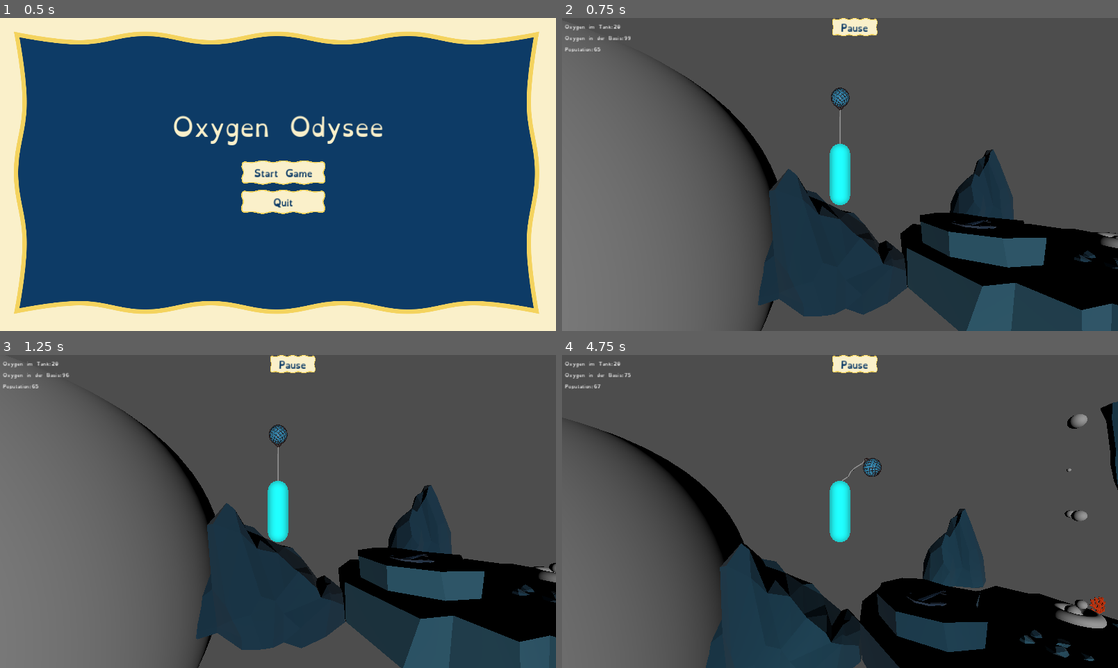
Above: before the commit, frames 1-4 (two rows, left to right).
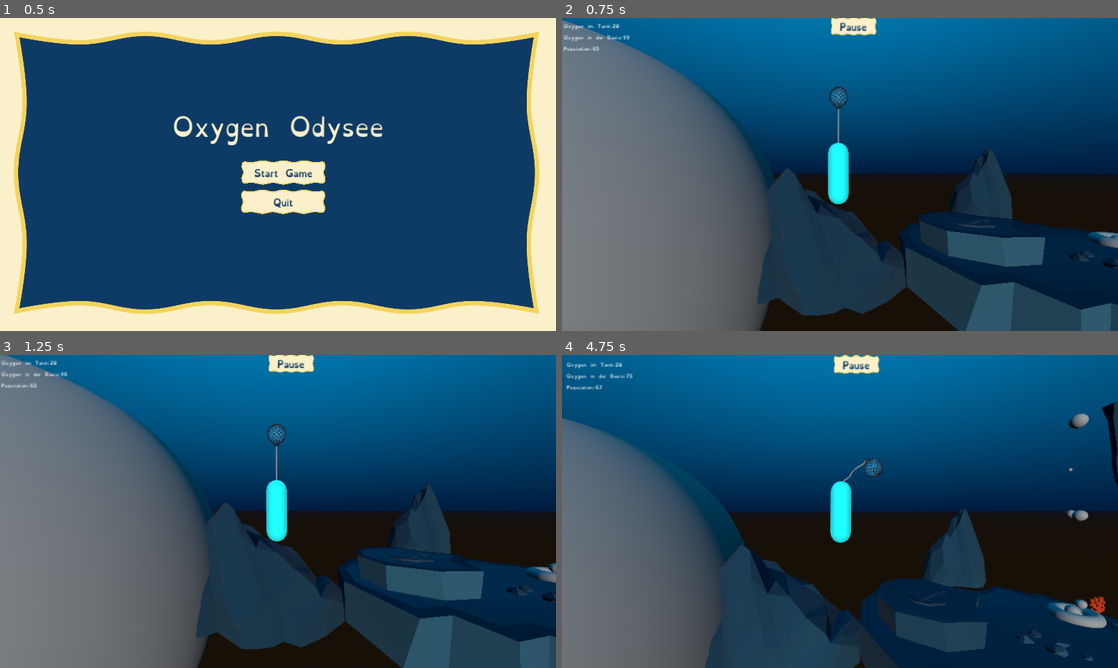
Above: after the commit, the same moments.

Repository: bastifpv/GGJ25
Game: Godot game, scene res://scenes/menu.tscn
The game is run twice, just before and just after one commit, with the same random seed, the same clock (stepped at 60 frames per second) and the same inputs.
Inputs:
- Up to frame 1 (0.5 s): no input
- Up to frame 2 (0.75 s): click "Start Game" at 0.5 s
- Up to frame 3 (1.25 s): no input
- Up to frame 4 (4.75 s): hold D (right) 1.28-2.03 s; hold S (down) 2.03-2.78 s; hold D (right) 2.78-3.53 s; hold W (up) 3.53-4.28 s; hold A (left) from 4.28 s (still down)

Frame 1 is identical in both runs. In frame 2, 61% of the frame differs, in the area x 0-100%, y 0-100%; in frame 3, 59%; in frame 4, 77%.

Commit message:
add environment

Diff:
--- /dev/null
+++ b/scenes/environment.tres
@@ -0,0 +1,21 @@
+[gd_resource type="Environment" load_steps=3 format=3 uid="uid://d26xb2qisiyuy"]
+
+[sub_resource type="ProceduralSkyMaterial" id="ProceduralSkyMaterial_lf3jv"]
+sky_top_color = Color(7.82125e-08, 0.05302, 0.0744285, 1)
+sky_horizon_color = Color(1.27847e-08, 0.00971302, 0.0204518, 1)
+sky_curve = 0.487351
+sky_energy_multiplier = 23.66
+ground_bottom_color = Color(0.204781, 0.155889, 0.0989669, 1)
+ground_horizon_color = Color(0.155874, 0.161454, 0.240573, 1)
+sun_angle_max = 103.79
+sun_curve = 0.47075
+energy_multiplier = 0.5
+
+[sub_resource type="Sky" id="Sky_vyi0u"]
+sky_material = SubResource("ProceduralSkyMaterial_lf3jv")
+
+[resource]
+background_mode = 2
+sky = SubResource("Sky_vyi0u")
+ambient_light_source = 3
+ambient_light_energy = 0.81
--- a/scenes/startscene.tscn
+++ b/scenes/startscene.tscn
@@ -25,11 +25,13 @@
 [ext_resource type="PackedScene" uid="uid://cjym50lv6r43" path="res://scenes/prefabs/rocks/stone-pointy.tscn" id="20_k8v28"]
 [ext_resource type="PackedScene" uid="uid://7sgj0imdaniu" path="res://scenes/prefabs/rocks/stone-small-flat.tscn" id="22_5v8x0"]
 [ext_resource type="PackedScene" uid="uid://bhwitj105m4m3" path="res://scenes/prefabs/rocks/stone-snow.tscn" id="23_f2f4m"]
+[ext_resource type="Shader" path="res://shaders/post_processing.gdshader" id="25_g11gl"]
 [ext_resource type="PackedScene" uid="uid://d18tw4xa47hrc" path="res://scenes/baloon.tscn" id="26_2i0iw"]
 [ext_resource type="PackedScene" uid="uid://0rudqscbrs5u" path="res://scenes/rope.tscn" id="27_nspu1"]
 [ext_resource type="PackedScene" uid="uid://dvgumaasg8gcp" path="res://scenes/prefabs/rocks/stone-round.tscn" id="27_s7028"]
 [ext_resource type="Theme" uid="uid://boiyof61hkrhc" path="res://materials/theme/theme.tres" id="27_ww8tf"]
 [ext_resource type="Script" path="res://scripts/rope.gd" id="28_ccwwl"]
+[ext_resource type="Environment" uid="uid://d26xb2qisiyuy" path="res://scenes/environment.tres" id="31_50be8"]
 
 [sub_resource type="TorusMesh" id="TorusMesh_8pnex"]
 inner_radius = 0.252
@@ -50,6 +52,9 @@
 [sub_resource type="CapsuleMesh" id="CapsuleMesh_ba1tw"]
 radius = 0.3
 height = 1.8
+
+[sub_resource type="ShaderMaterial" id="ShaderMaterial_qla2e"]
+shader = ExtResource("25_g11gl")
 
 [node name="Node3D" type="Node3D"]
 
@@ -288,6 +293,20 @@
 [node name="DirectionalLight3D" type="DirectionalLight3D" parent="PlayerRig/Player"]
 transform = Transform3D(1, 0, 0, 0, 1, 0, 0, 0, 1, 0, 0, 8.28448)
 
+[node name="CanvasLayer" type="CanvasLayer" parent="."]
+
+[node name="ColorRect" type="ColorRect" parent="CanvasLayer"]
+material = SubResource("ShaderMaterial_qla2e")
+anchors_preset = 15
+anchor_right = 1.0
+anchor_bottom = 1.0
+grow_horizontal = 2
+grow_vertical = 2
+mouse_filter = 2
+
+[node name="WorldEnvironment" type="WorldEnvironment" parent="."]
+environment = ExtResource("31_50be8")
+
 [connection signal="oxygenBaseChange" from="Control/MarginContainer" to="Control" method="recieveOxygenBase"]
 [connection signal="oxygenTankChange" from="Control/MarginContainer" to="Control" method="recieveOxygenTank"]
 [connection signal="populationChange" from="Control/MarginContainer" to="Control" method="recievePopulation"]
--- /dev/null
+++ b/shaders/post_processing.gdshader
@@ -0,0 +1,14 @@
+shader_type canvas_item;
+
+uniform sampler2D screen_texture : hint_screen_texture, repeat_disable, filter_nearest;
+
+void fragment() {
+    // Calculate UV coordinates
+	vec2 uv = SCREEN_UV;
+    // Offset the UV coordinates based on a sine wave
+    uv.x += sin(SCREEN_UV.y * 2.0 + TIME) * 0.003; // Adjust the frequency and amplitude as needed
+    uv.y += sin(SCREEN_UV.x * 2.0 + TIME) * 0.003;
+
+    // Sample the texture using the modified UV coordinates
+    COLOR = texture(screen_texture, uv);
+}
Not shown: 1 places in scenes/startscene.tscn that only renumber resources
